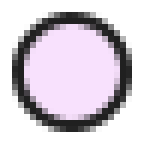
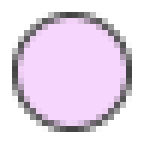
Layers edited between the first and the second 144 × 144 image:
hid "custom_grabber_highlight" over [12, 12, 132, 132]
showed "custom_grabber", painted on it over [12, 12, 132, 132]
